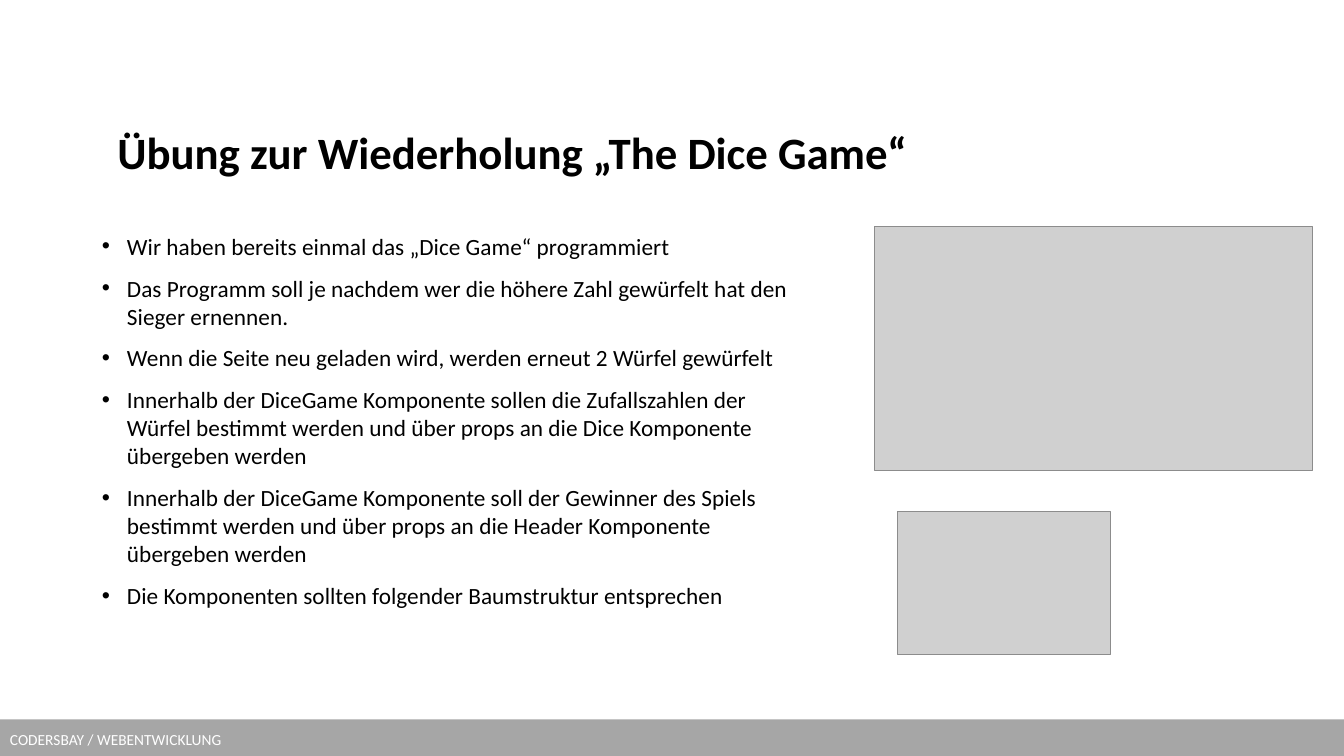
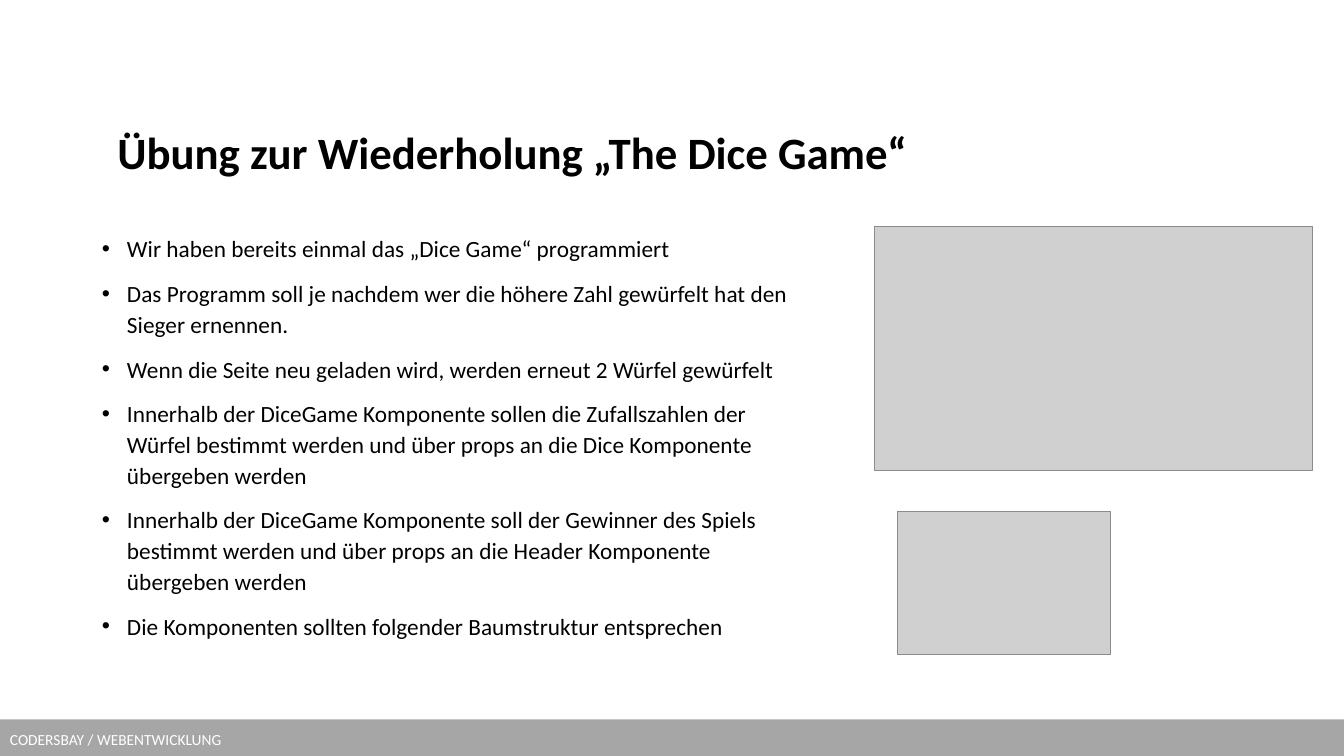
Before and after one commit to kodo89/Webentwicklung_23_24, a slide deck: slide 22 of 9. React/React.pptx. Drawn at 1344x756 pixels with LibreOffice and Linux fonts; fonts in the diff are those of the drawing; grey boxes stand for pictures; background and template pictures are left out. Boxes give left, top, right and bottom in pixels: in the first picture for what was removed or moved away, otherwise in the second. Text is boxed around its words. In the diff, an @@ line names an element or a change of style, - is before the commit and + after.

```diff
--- a/9. React/React.pptx
+++ b/9. React/React.pptx
@@ text "Wir haben bereits einmal das ..." at [127,240,787,639]: line spacing 1 to 1.1 @@
```
Also in this commit, not shown: 1 other slide changed, 13 slides added.
